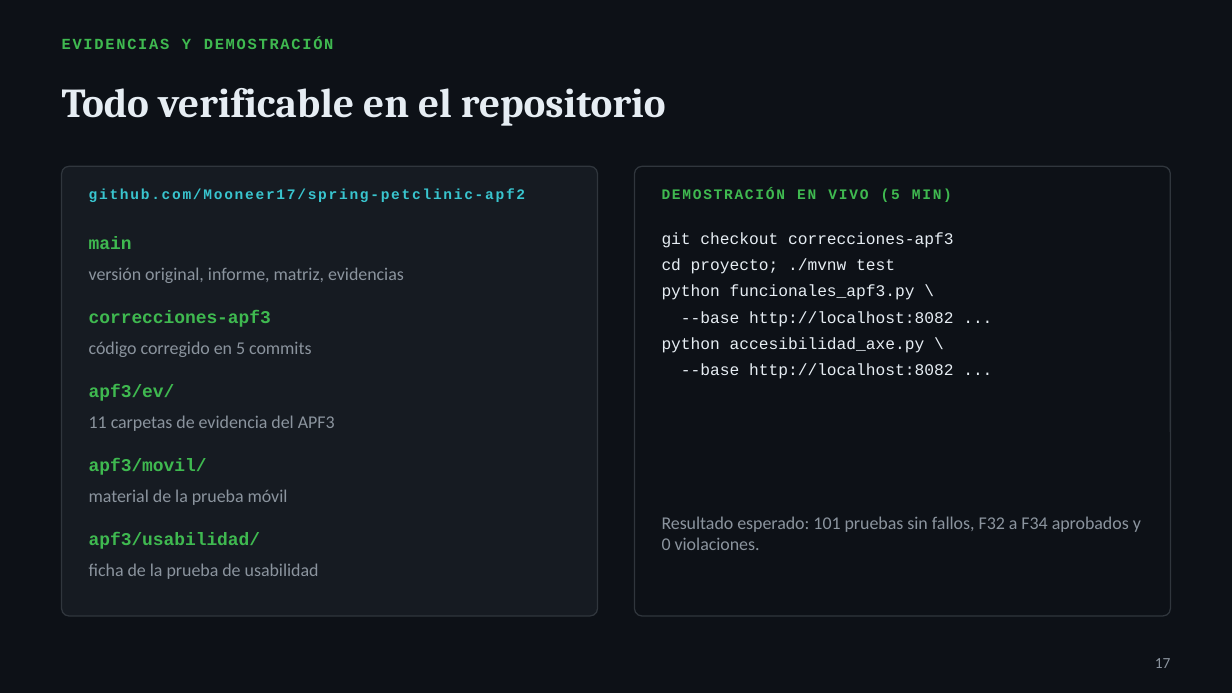
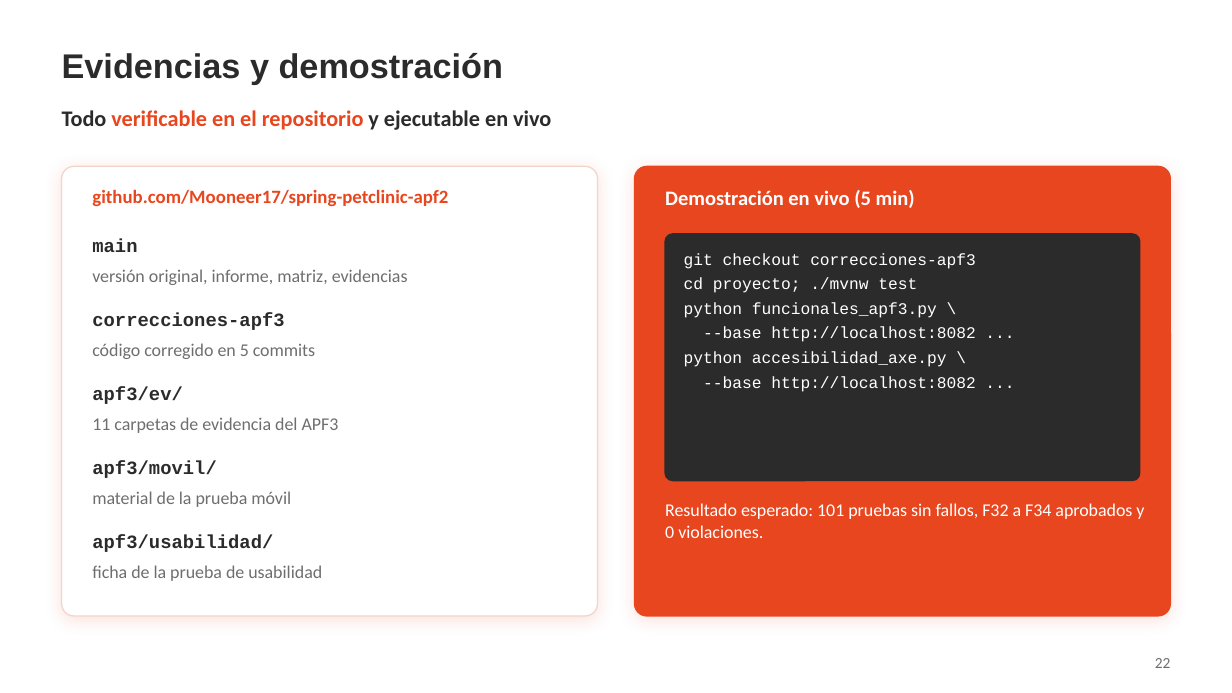
Before and after one commit to Mooneer17/spring-petclinic-apf2, a slide deck: slide 22 of presentacion/APF3_Presentacion.pptx (slide 17 before the commit). Drawn at 1232x693 pixels with LibreOffice and Linux fonts; fonts in the diff are those of the drawing; background and template pictures are left out. Boxes give left, top, right and bottom in pixels: in the first picture for what was removed or moved away, otherwise in the second. Text is boxed around its words. In the diff, an @@ line names an element or a change of style, - is before the commit and + after.

```diff
--- a/presentacion/APF3_Presentacion.pptx
+++ b/presentacion/APF3_Presentacion.pptx
@@ background #0D1117 to picture (left out) @@
@@ title at (x1=62, y1=53, x2=504, y2=84): text changed; size 9 to 20 pt; font Courier New to Arial; text colour #3FB950 to #2B2B2B @@
-EVIDENCIAS Y DEMOSTRACIÓN
+Evidencias y demostración
@@ title "Evidencias y demostración" at (x1=62, y1=53, x2=504, y2=84): vertical alignment top to middle @@
@@ text at (x1=62, y1=110, x2=551, y2=130): text changed; size 24 to 13 pt; font Cambria to Calibri; text colour #E6EDF3 to #E8461E @@
-Todo verificable en el repositorio
+Todo verificable en el repositorio y ejecutable en vivo
@@ rounded rectangle at (x1=62, y1=166, x2=598, y2=616): fill #161B22 to #FFFFFF; outline #30363D 0.75 pt to #F2D5CA 0.75 pt; shadow on; proportions changed @@
@@ rounded rectangle at (x1=634, y1=166, x2=1170, y2=616): fill #0D1117 to #E8461E; outline #30363D 0.75 pt to #E8461E 0.75 pt; shadow on; proportions changed @@
@@ text "github.com/Mooneer17/spring-petclinic-apf2" at (x1=92, y1=189, x2=448, y2=206): size 8.5 to 11 pt, font Courier New to Calibri, text colour #39C5CF to #E8461E, letter spacing 1 to 0 pt @@
@@ text at (x1=665, y1=190, x2=915, y2=208): text changed; size 8.5 to 12 pt; font Courier New to Calibri; text colour #3FB950 to #FFFFFF @@
-DEMOSTRACIÓN EN VIVO (5 MIN)
+Demostración en vivo (5 min)
@@ rounded rectangle added at (x1=665, y1=234, x2=1140, y2=480), fill #2B2B2B, outline #2B2B2B 1 pt @@
@@ text "git checkout correcciones-apf3" moved from (x1=662, y1=232, x2=953, y2=379) to (x1=684, y1=253, x2=975, y2=392) @@
@@ text "git checkout correcciones-apf3" at (x1=684, y1=253, x2=975, y2=392): text colour #E6EDF3 to #FFFFFF; less space between paragraphs @@
@@ size 10.5 to 11 pt, text colour #3FB950 to #2B2B2B in 5 elements at (x1=92, y1=535, x2=273, y2=552), (x1=92, y1=313, x2=284, y2=330), (x1=92, y1=461, x2=216, y2=478), (x1=92, y1=239, x2=137, y2=252), (x1=92, y1=387, x2=183, y2=404) @@
@@ text colour #8B949E to #6E6E6E in 5 elements at (x1=92, y1=269, x2=408, y2=285), (x1=92, y1=417, x2=339, y2=433), (x1=92, y1=565, x2=322, y2=581), (x1=92, y1=343, x2=315, y2=359), (x1=92, y1=491, x2=291, y2=507) @@
@@ text "Resultado esperado: 101 pruebas sin ..." moved from (x1=662, y1=516, x2=1141, y2=550) to (x1=665, y1=503, x2=1144, y2=538) @@
@@ text "Resultado esperado: 101 pruebas sin ..." at (x1=665, y1=503, x2=1144, y2=538): text colour #8B949E to #FFFFFF @@
@@ page number at (x1=1155, y1=658, x2=1171, y2=668): text changed; text colour #8B949E to #6E6E6E @@
-17
+22
```
Also in this commit, not shown: 17 other slides changed, 5 slides added, 1 other file.
